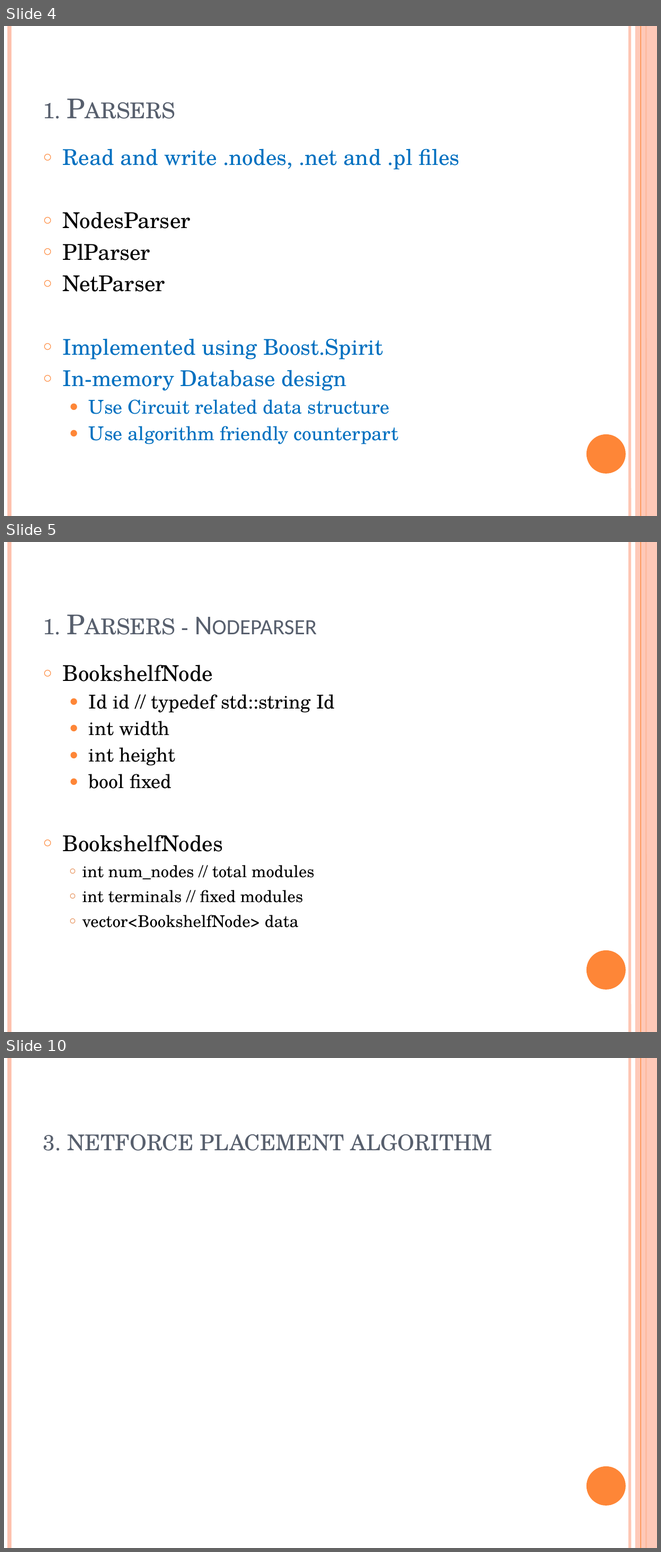
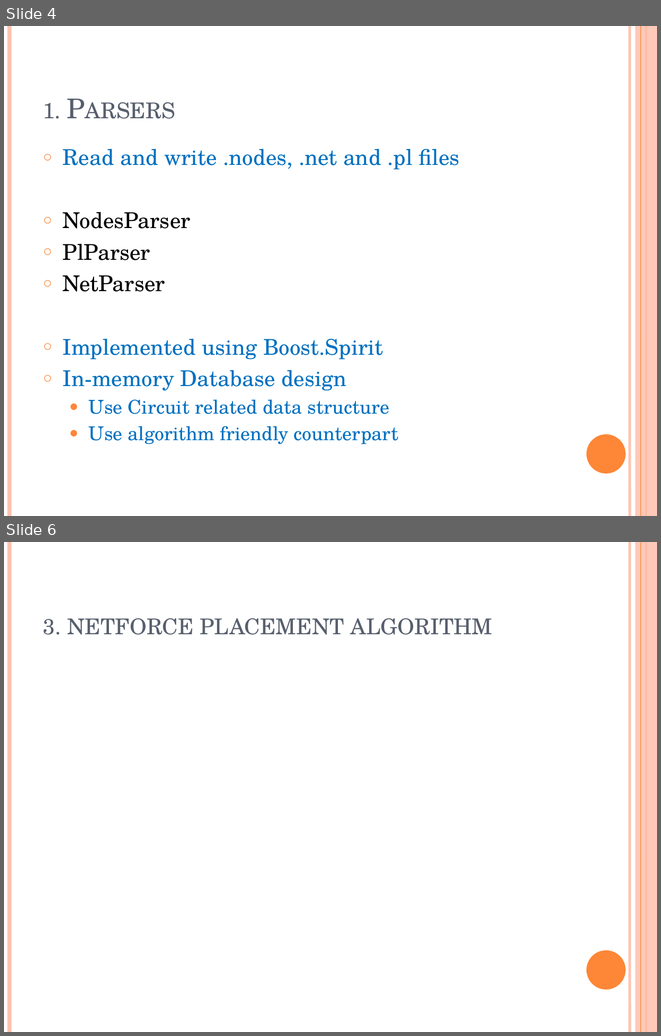
Before and after one commit to marcusgao94/TPL, a slide deck: TPL.pptx. Shown one above the other, each under a label of ours: slides 4, 5 and 10 before the commit, slides 4 and 6 after it; the slides between them are not shown. The pictures are 661x1552 and 661x1036 pixels, drawn with LibreOffice and Linux fonts; fonts in the diff are those of the drawing; grey boxes stand for pictures. Boxes give left, top, right and bottom in pixels: in the first picture for what was removed or moved away, otherwise in the second. Text is boxed around its words. In the diff, an @@ line names an element or a change of style, - is before the commit and + after.

```diff
--- a/TPL.pptx
+++ b/TPL.pptx
@@ slide 5 removed at (4, 542, 657, 1032), background #FFFFFF; not listed: 6 template elements that a slide beside it also shows @@
@@ title removed at (43, 619, 61, 635) @@
-1. Parsers - Nodeparser
@@ text removed at (63, 664, 335, 927) @@
-○ BookshelfNode
-  ● Id id // typedef std::string Id
-  ● int width
-  ● int height
-  ● bool fixed
-  ○ BookshelfNodes
-    ○ int num_nodes // total modules
-    ○ int terminals // fixed modules
-    ○ vector<BookshelfNode> data
@@ what was slide 10 is now slide 6 @@
```
Also in this commit, not shown: 5 slides changed, 2 slides added, 3 other slides removed.
